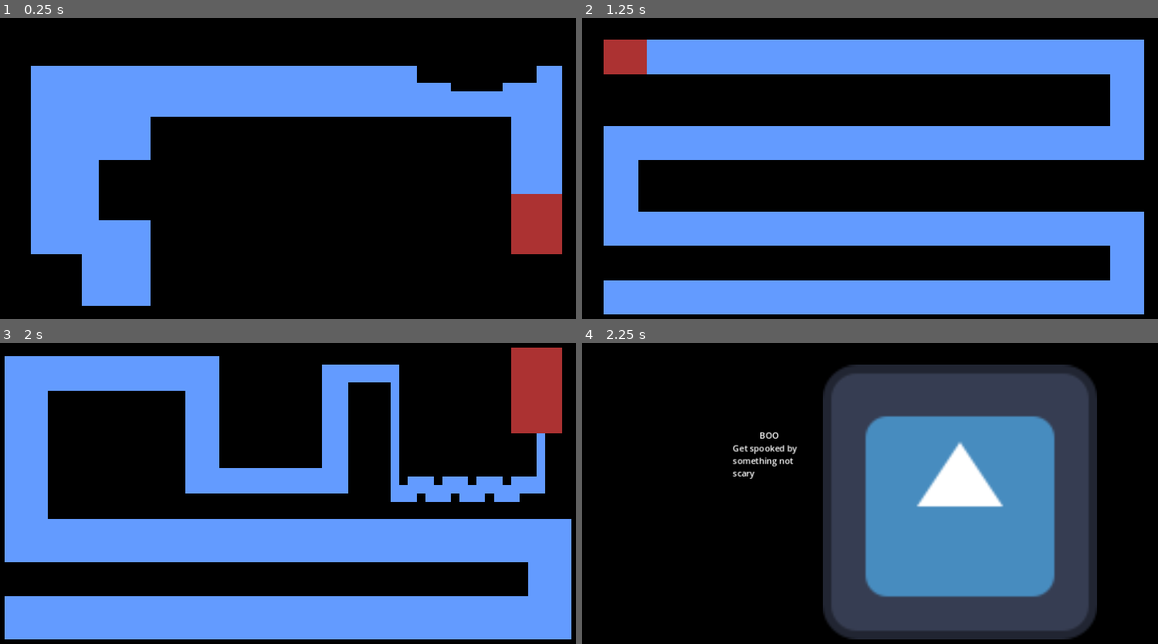
Above: before the commit, frames 1-4 (two rows, left to right).
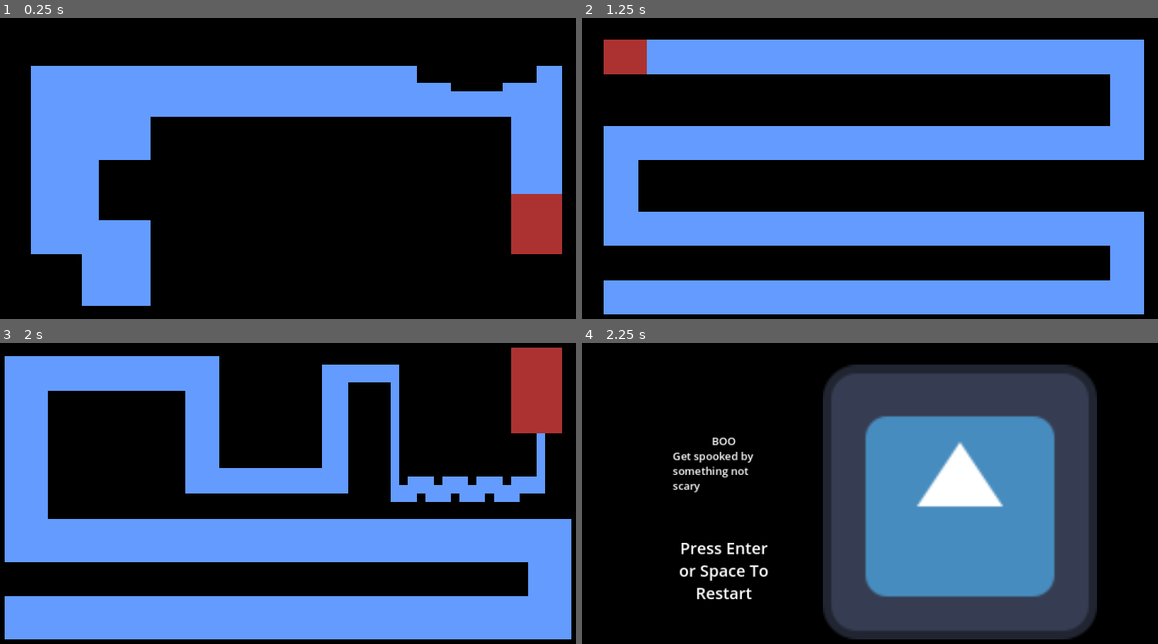
Above: after the commit, the same moments.

Repository: kirby-b/Mouse-Maze-Godot
Game: Godot game, scene res://scenes/lvl_1.tscn
Same seed, same stepped clock (60 frames per second), same inputs: the game is played once before the commit and once after it. The engine's default icon, where the game draws it, is replaced by a stand-in: a white triangle on a blue panel in a dark square.
Inputs (mouse positions are in pixels of both pictures, inside the frame that each line leads up to):
- Up to frame 1 (0.25 s): no input
- Up to frame 2 (1.25 s): tap Enter at 0.5 s; move the mouse to (1117, 225) at 0.52 s
- Up to frame 3 (2 s): tap Space at 1.25 s; move the mouse to (46, 382) at 1.27 s
- Up to frame 4 (2.25 s): tap Enter at 2 s; move the mouse to (1037, 484) at 2.02 s

Frames 1-3 are identical in both runs. In frame 4, 1.8% of the frame differs, in the area x 15-38%, y 29-86%.

Commit message:
Updated screens

Diff:
--- a/scenes/screen_player.tscn
+++ b/scenes/screen_player.tscn
@@ -30,6 +30,18 @@
 "update": 1,
 "values": [true]
 }
+tracks/2/type = "value"
+tracks/2/imported = false
+tracks/2/enabled = true
+tracks/2/path = NodePath("RichTextLabel:visible")
+tracks/2/interp = 1
+tracks/2/loop_wrap = true
+tracks/2/keys = {
+"times": PackedFloat32Array(0),
+"transitions": PackedFloat32Array(1),
+"update": 1,
+"values": [true]
+}
 
 [sub_resource type="Animation" id="Animation_6fbb4"]
 resource_name = "Clear"
@@ -118,6 +130,30 @@
 "update": 1,
 "values": [false]
 }
+tracks/7/type = "value"
+tracks/7/imported = false
+tracks/7/enabled = true
+tracks/7/path = NodePath("RichTextLabel2:visible")
+tracks/7/interp = 1
+tracks/7/loop_wrap = true
+tracks/7/keys = {
+"times": PackedFloat32Array(0.001),
+"transitions": PackedFloat32Array(1),
+"update": 1,
+"values": [false]
+}
+tracks/8/type = "value"
+tracks/8/imported = false
+tracks/8/enabled = true
+tracks/8/path = NodePath("RichTextLabel:visible")
+tracks/8/interp = 1
+tracks/8/loop_wrap = true
+tracks/8/keys = {
+"times": PackedFloat32Array(0.001),
+"transitions": PackedFloat32Array(1),
+"update": 1,
+"values": [false]
+}
 
 [sub_resource type="Animation" id="Animation_2wsch"]
 resource_name = "Fail"
@@ -146,6 +182,18 @@
 "update": 1,
 "values": [true]
 }
+tracks/2/type = "value"
+tracks/2/imported = false
+tracks/2/enabled = true
+tracks/2/path = NodePath("RichTextLabel:visible")
+tracks/2/interp = 1
+tracks/2/loop_wrap = true
+tracks/2/keys = {
+"times": PackedFloat32Array(0),
+"transitions": PackedFloat32Array(1),
+"update": 1,
+"values": [true]
+}
 
 [sub_resource type="Animation" id="Animation_anf4p"]
 resource_name = "Not-Scary"
@@ -186,6 +234,18 @@
 "update": 1,
 "values": [true]
 }
+tracks/3/type = "value"
+tracks/3/imported = false
+tracks/3/enabled = true
+tracks/3/path = NodePath("RichTextLabel2:visible")
+tracks/3/interp = 1
+tracks/3/loop_wrap = true
+tracks/3/keys = {
+"times": PackedFloat32Array(0),
+"transitions": PackedFloat32Array(1),
+"update": 1,
+"values": [true]
+}
 
 [sub_resource type="Animation" id="Animation_kr8c4"]
 length = 0.001
@@ -272,6 +332,30 @@
 "transitions": PackedFloat32Array(1),
 "update": 1,
 "values": [true]
+}
+tracks/7/type = "value"
+tracks/7/imported = false
+tracks/7/enabled = true
+tracks/7/path = NodePath("RichTextLabel:visible")
+tracks/7/interp = 1
+tracks/7/loop_wrap = true
+tracks/7/keys = {
+"times": PackedFloat32Array(0),
+"transitions": PackedFloat32Array(1),
+"update": 1,
+"values": [true]
+}
+tracks/8/type = "value"
+tracks/8/imported = false
+tracks/8/enabled = true
+tracks/8/path = NodePath("RichTextLabel2:visible")
+tracks/8/interp = 1
+tracks/8/loop_wrap = true
+tracks/8/keys = {
+"times": PackedFloat32Array(0),
+"transitions": PackedFloat32Array(1),
+"update": 1,
+"values": [false]
 }
 
 [sub_resource type="Animation" id="Animation_sjn67"]
@@ -313,6 +397,18 @@
 "update": 1,
 "values": [true]
 }
+tracks/3/type = "value"
+tracks/3/imported = false
+tracks/3/enabled = true
+tracks/3/path = NodePath("RichTextLabel2:visible")
+tracks/3/interp = 1
+tracks/3/loop_wrap = true
+tracks/3/keys = {
+"times": PackedFloat32Array(0),
+"transitions": PackedFloat32Array(1),
+"update": 1,
+"values": [true]
+}
 
 [sub_resource type="AnimationLibrary" id="AnimationLibrary_7u0cf"]
 _data = {
@@ -332,6 +428,23 @@
 offset_bottom = 648.0
 color = Color(0, 0, 0, 1)
 
+[node name="RichTextLabel" type="RichTextLabel" parent="."]
+offset_left = 448.0
+offset_top = 384.0
+offset_right = 704.0
+offset_bottom = 512.0
+bbcode_enabled = true
+text = "[center][font_size=30]Press Enter or Space To Restart[/font_size][/center]"
+
+[node name="RichTextLabel2" type="RichTextLabel" parent="."]
+visible = false
+offset_left = 192.0
+offset_top = 384.0
+offset_right = 384.0
+offset_bottom = 512.0
+bbcode_enabled = true
+text = "[center][font_size=30]Press Enter or Space To Restart[/font_size][/center]"
+
 [node name="NotScary" type="Node" parent="."]
 
 [node name="JumpScare" type="Sprite2D" parent="NotScary"]
@@ -340,13 +453,13 @@
 texture = ExtResource("1_g6upk")
 
 [node name="RichTextLabel" type="RichTextLabel" parent="NotScary"]
-offset_left = 304.0
-offset_top = 184.0
-offset_right = 440.0
-offset_bottom = 301.0
+offset_left = 192.0
+offset_top = 192.0
+offset_right = 384.0
+offset_bottom = 320.0
 bbcode_enabled = true
-text = "[center]BOO[/center]
-Get spooked by something not scary "
+text = "[font_size=20][center]BOO[/center]
+Get spooked by something not scary[/font_size]"
 
 [node name="Scary" type="Node" parent="."]
 
@@ -356,36 +469,36 @@
 texture = ExtResource("1_g6upk")
 
 [node name="RichTextLabel" type="RichTextLabel" parent="Scary"]
-offset_left = 304.0
-offset_top = 184.0
-offset_right = 440.0
-offset_bottom = 301.0
+offset_left = 192.0
+offset_top = 192.0
+offset_right = 384.0
+offset_bottom = 320.0
 bbcode_enabled = true
-text = "[center]BOO[/center]
-Get spooked by something scary "
+text = "[font_size=20][center]BOO[/center]
+Get spooked by something scary [/font_size]"
 
 [node name="Fail" type="Node" parent="."]
 
 [node name="RichTextLabel" type="RichTextLabel" parent="Fail"]
 visible = false
-offset_left = 408.0
-offset_top = 184.0
-offset_right = 704.0
-offset_bottom = 376.0
+offset_left = 416.0
+offset_top = 128.0
+offset_right = 736.0
+offset_bottom = 320.0
 bbcode_enabled = true
-text = "[center]HAHA
-
-YOU FAILED[/center]"
+text = "[font_size=20][center]HAHA
+
+YOU FAILED[/center][/font_size]"
 
 [node name="Cheat" type="Node" parent="."]
 
 [node name="RichTextLabel" type="RichTextLabel" parent="Cheat"]
-offset_left = 368.0
-offset_top = 304.0
-offset_right = 800.0
-offset_bottom = 336.0
+offset_left = 384.0
+offset_top = 192.0
+offset_right = 768.0
+offset_bottom = 264.0
 bbcode_enabled = true
-text = "[center]You Cheated[/center]"
+text = "[font_size=40][center]You Cheated[/center][/font_size]"
 
 [node name="AnimationPlayer" type="AnimationPlayer" parent="."]
 libraries = {
